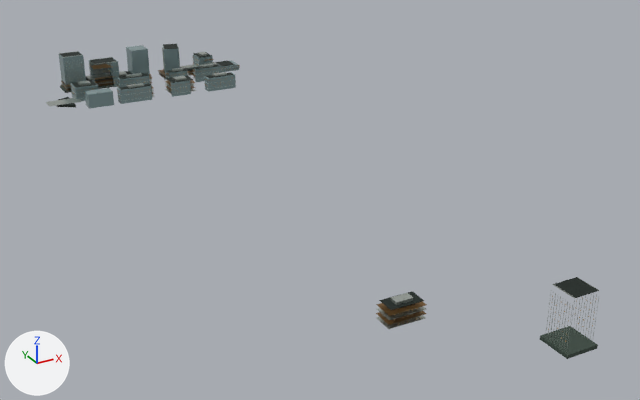
Before and after pictures for a commit that changed the Blender file landmarks/assets/software-base-1.blend.
Rendered twice from a camera (50 mm lens) standing at (-676.0, -2160.0, 653.0) and looking at (91.0, -766.0, -44.0). Lighting does not change. The marker at lower left points along +X, +Y and +Z. The older version comes first.

The scene before the commit, as lines of its bpy script (objects in view):
```python
ob_crown_box = bpy.data.objects.new('crown_box', me_crown_box)
ob_crown_box.location = (0.0, 0.0, 0.0)
ob_envelope = bpy.data.objects.new('envelope', me_envelope)
ob_envelope.location = (0.0, 0.0, 0.0)
ob_fins = bpy.data.objects.new('fins', me_fins)
ob_fins.location = (0.0, 0.0, 0.0)
ob_floor_bands = bpy.data.objects.new('floor_bands', me_floor_bands)
ob_floor_bands.location = (0.0, 0.0, 0.0)
ob_floor_bands_001 = bpy.data.objects.new('floor_bands.001', me_floor_bands_001)
ob_floor_bands_001.location = (0.0, 0.0, 0.0)
ob_night_windows = bpy.data.objects.new('night_windows', me_night_windows)
ob_night_windows.location = (0.0, 0.0, 0.0)
ob_podium = bpy.data.objects.new('podium', me_podium)
ob_podium.location = (0.0, 0.0, 0.0)
ob_roof_deck = bpy.data.objects.new('roof_deck', me_roof_deck)
ob_roof_deck.location = (0.0, 0.0, 0.0)
```
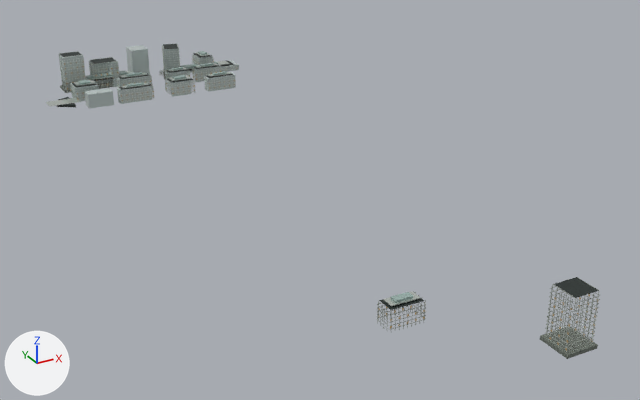
Changed parts and their boxes [x1, y1, x2, y2] in the pictures (640 x 400 px):
'envelope', recoloured (lighter): [59, 45, 239, 109] in both
'floor_bands', reshaped (48% wider, 12% taller): before [62, 60, 427, 329]; after [59, 51, 600, 353]
'fins', reshaped: before [64, 48, 599, 352]; after [59, 44, 599, 352]
'podium', recoloured, surface changed: [60, 77, 598, 359] in both
'crown_box', reshaped: before [78, 52, 413, 305]; after [74, 52, 420, 307]
'floor_bands.001', deleted: before [61, 58, 427, 325]
'crown_box.001', added: after [78, 51, 413, 303]
'night_windows', reshaped: before [66, 62, 597, 342]; after [64, 59, 596, 351]
part 1 of me_crown_box, rebuilt: before [181, 62, 217, 68]; after [187, 61, 229, 69]
part 2 of me_crown_box, deleted: before [78, 52, 413, 305]
part 3 of me_crown_box, added: after [74, 52, 232, 88]
part 4 of me_crown_box, added: after [383, 291, 420, 307]
part 5 of me_floor_bands, deleted: before [62, 60, 240, 101]
part 6 of me_floor_bands, reshaped: before [74, 66, 240, 99]; after [59, 51, 238, 102]
part 7 of me_floor_bands, built on: before [376, 306, 426, 329]; after [377, 287, 600, 353]
part 8 of me_fins, deleted: before [64, 48, 599, 352]
part 9 of me_fins, built on: before [73, 59, 85, 82]; after [59, 44, 237, 104]
part 10 of me_fins, added: after [377, 279, 599, 352]
part 11 of me_night_windows, deleted: before [66, 62, 595, 342]
part 12 of me_night_windows, reshaped: after [64, 59, 237, 101]
part 13 of me_night_windows, built on: after [386, 294, 596, 351]

Patch to the scene script:
```diff
--- a/landmarks/assets/software-base-1.blend.py
+++ b/landmarks/assets/software-base-1.blend.py
@@ mat_glass @@
 mat_glass = principled_material('glass')
-mat_glass.base_color = (0.27, 0.381, 0.392)  # grey #8ea6a8
+mat_glass.base_color = (0.558, 0.644, 0.631)  # light grey #c5d2d0
 mat_glass.metallic = 0.42
@@ mat_stone @@
 mat_stone = principled_material('stone')
-mat_stone.base_color = (0.0452, 0.0704, 0.0545)  # greyish green #3c4b42
+mat_stone.base_color = (0.153, 0.175, 0.15)  # grey #6d746c
 mat_stone.metallic = 0.04
-mat_stone.roughness = 0.84
+mat_stone.roughness = 0.78
@@ mat_glass_alt @@
 mat_glass_alt = principled_material('glass_alt')
-mat_glass_alt.base_color = (0.156, 0.279, 0.254)  # greyish cyan #6e908a
-mat_glass_alt.metallic = 0.36
-mat_glass_alt.roughness = 0.28
+mat_glass_alt.base_color = (0.342, 0.468, 0.434)  # grey #9eb6b0
+mat_glass_alt.metallic = 0.2
+mat_glass_alt.roughness = 0.22
@@ me_crown_box @@
-me_crown_box.from_pydata(...)  # 264 vertices, 66 faces; spans x -175.0..221.0, y -1288.0..80.0, z 16.0..52.0
+me_crown_box.from_pydata(...)  # 264 vertices, 66 faces; spans x -184.0..255.0, y -1291.0..85.0, z 18.0..51.0
+# me_crown_box part 1: the loose piece of 4 vertices spanning x 124.0..221.0, y 49.0..76.0, z 20.0 is rebuilt with 4 vertices and now spans x 90.0..255.0, y 44.0..81.0, z 19.0
+# me_crown_box part 2: 65 loose pieces with 260 vertices, spanning x -175.0..221.0, y -1288.0..80.0, z 16.0..52.0, are deleted
+# me_crown_box part 3: 236 vertices added at x -184.0..255.0, y -113.0..85.0, z 18.0..51.0
+# me_crown_box part 4: 24 vertices added at x -87.0..-40.0, y -1291.0..-1269.0, z 37.0..38.0
 me_crown_box.materials.append(mat_metal)
@@ me_floor_bands @@
-me_floor_bands.from_pydata(...)  # 576 vertices, 144 faces; spans x -194.0..280.0, y -1298.0..97.0, z 3.0..39.0
+me_floor_bands.from_pydata(...)  # 9600 vertices, 2400 faces; spans x -192.0..278.0, y -1457.0..102.0, z 3.0..83.0
+# me_floor_bands part 5: 100 loose pieces with 400 vertices, spanning x -194.0..280.0, y -118.0..97.0, z 3.0..29.0, are deleted
+# me_floor_bands part 6: 128 vertices removed from x -191.0..280.0, y -44.0..95.0, z 7.0..39.0; 7872 vertices added at x -192.0..278.0, y -118.0..102.0, z 3.0..83.0
+# me_floor_bands part 7: 16 vertices removed from x -94.0..-32.0, y -1298.0..-1263.0, z 7.0..21.0; 1696 vertices added at x -94.0..125.0, y -1457.0..-1263.0, z 5.0..80.0
+# other edits to the shape of me_floor_bands do not show in these pictures
 me_floor_bands.materials.append(mat_metal)
@@ me_night_windows @@
-me_night_windows.from_pydata(...)  # 2360 vertices, 590 faces; spans x -185.0..249.0, y -1451.0..96.0, z 4.0..75.0
+me_night_windows.from_pydata(...)  # 1584 vertices, 396 faces; spans x -190.0..272.0, y -1454.0..96.0, z 4.0..75.0
+# me_night_windows part 11: 515 loose pieces with 2060 vertices, spanning x -185.0..249.0, y -1451.0..96.0, z 4.0..75.0, are deleted
+# me_night_windows part 12: 21 vertices moved within x -175.0..184.0, y -118.0..37.0, z 6.0..18.0; 114 vertices removed from x -177.0..185.0, y -118.0..95.0, z 6.0..35.0; 1262 vertices added at x -190.0..272.0, y -118.0..96.0, z 4.0..75.0
+# me_night_windows part 13: 3 vertices moved within x -79.0..-48.0, y -1296.0..-1263.0, z 10.0; 21 vertices removed from x -79.0..125.0, y -1451.0..-1263.0, z 10.0..72.0; 157 vertices added at x -79.0..125.0, y -1454.0..-1263.0, z 7.0..72.0
+# other edits to the shape of me_night_windows do not show in these pictures
 me_night_windows.materials.append(mat_night)
@@ me_fins @@
-me_fins.from_pydata(...)  # 1680 vertices, 420 faces; spans x -190.0..125.0, y -1454.0..100.0, z 1.0..81.0
+me_fins.from_pydata(...)  # 10368 vertices, 2592 faces; spans x -193.0..279.0, y -1457.0..101.0, z 0.0..88.0
+# me_fins part 8: 383 loose pieces with 1532 vertices, spanning x -190.0..125.0, y -1454.0..100.0, z 1.0..81.0, are deleted
+# me_fins part 9: 108 vertices removed from x -168.0..-142.0, y 50.0..51.0, z 1.0..81.0; 9216 vertices added at x -193.0..279.0, y -119.0..101.0, z 0.0..88.0
+# me_fins part 10: 1112 vertices added at x -94.0..126.0, y -1457.0..-1262.0, z 0.0..85.0
+# other edits to the shape of me_fins do not show in these pictures
 me_fins.materials.append(mat_metal)
@@ ob_floor_bands_001 @@
-ob_floor_bands_001 = bpy.data.objects.new('floor_bands.001', me_floor_bands_001)
@@ ob_crown_box_001 @@
+ob_crown_box_001 = bpy.data.objects.new('crown_box.001', me_crown_box_001)  # 264 vertices, 66 faces; spans x -176.0..223.0, y -1287.0..78.0, z 19.0..54.0; in mat_glass_alt (grey #9eb6b0)
+ob_crown_box_001.location = (0.0, 0.0, 0.0)
```
